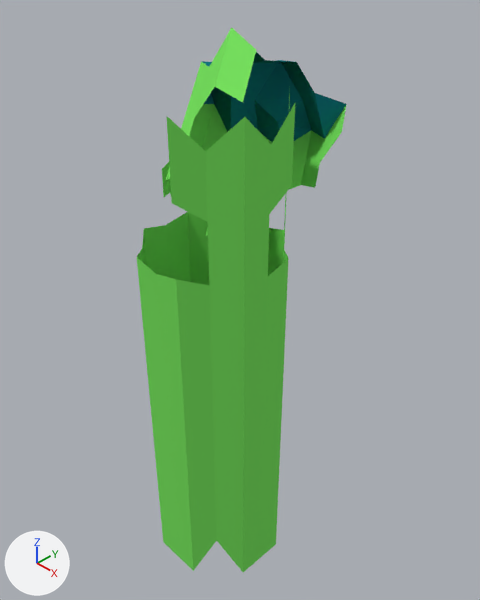
One commit to the Blender file King Of Kings Docs/NewModels/BuildingModels/Archery Tower/archerytower1d.blend: the scene before it, then after it.
Before and after are seen from a camera (50 mm lens) standing at (8.81, -8.03, 13.05) and looking at (-0.29, 0.82, 5.07). Every picture has the same lights, and +X, +Y and +Z are marked at lower left.
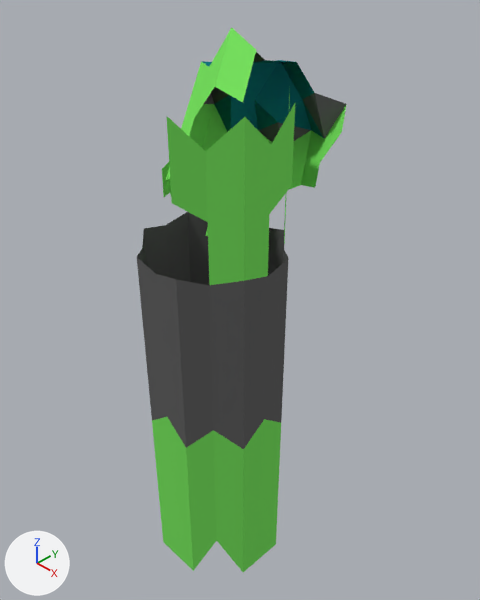
Edits to the bpy script that builds the scene:
```text
Add mat_material_004:
    mat_material_004 = diffuse_material('Material.004')
    mat_material_004.base_color = (0.123, 0.123, 0.123)  # dark grey #626262
Change me_cube_002:
    where me_cube_002.from_pydata(...)  # 64 vertices, 41 faces, 10 loose edges; spans x -2.07..2.07, y -0.83..3.39, z 0.44..1.28
    used by ob_cube_002; location = (0.0, -0.21, 4.58); scale = (1.0, 1.0, 4.78)
    me_cube_002 part 1: the 1 face centred in x -1.7, y 1.6, z 0.99 switches from mat_material_002 (its picture is missing) to mat_material_004 (dark grey #626262)
    me_cube_002 part 2: the 1 face centred in x -0.86, y 2.87, z 0.79 switches from mat_material_002 (its picture is missing) to mat_material_004 (dark grey #626262)
    me_cube_002 part 3: the 1 face centred in x -0.83, y 1.5, z 1.18 switches from mat_material_002 (its picture is missing) to mat_material_004 (dark grey #626262)
    me_cube_002 part 4: the 1 face centred in x 0.14, y 2.97, z 0.94 switches from mat_material_002 (its picture is missing) to mat_material_004 (dark grey #626262)
    add me_cube_002.materials.append(mat_material_004)  # dark grey #626262
Change me_cube:
    where me_cube.from_pydata(...)  # 57 vertices, 54 faces; spans x -1.51..1.51, y -1.43..1.44, z -1.24..0.5
    used by ob_cube; location = (0.0, -0.21, 4.58); scale = (1.0, 1.0, 4.78)
    me_cube part 5: all 16 faces centred in x -1.49..1.49, y -1.43..1.44, z 0.08..0.09 switch from mat_material_001 (green #78e25f) to mat_material_004 (dark grey #626262)
```

Where the change shows, as pixel boxes (x1, y1, x2, y2) in the pictures (480 x 600 px):
part 1 of me_cube_002, recoloured
    both: (204, 87, 229, 104)
part 2 of me_cube_002, recoloured
    both: (258, 122, 311, 142)
part 3 of me_cube_002, recoloured
    both: (253, 52, 265, 62)
part 4 of me_cube_002, recoloured
    both: (302, 93, 346, 138)
part 5 of me_cube, recoloured
    both: (137, 212, 289, 449)
